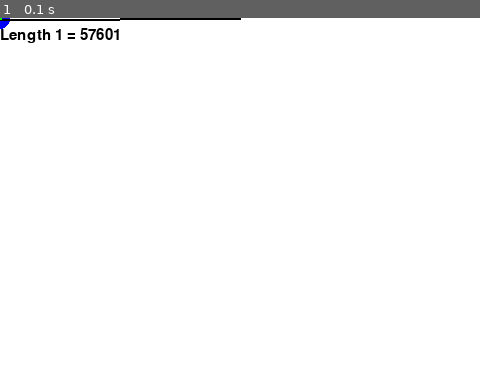
Above: before the commit, frame 1.
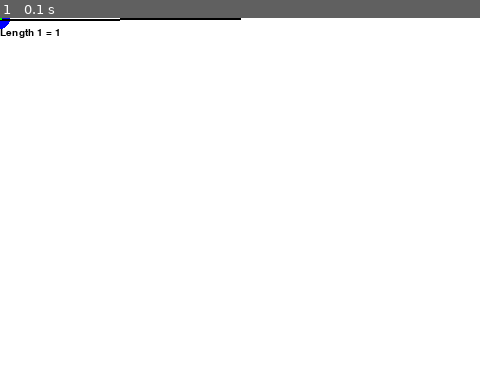
Above: after the commit, the same moment.

Repository: JayTheDervish/Double-Pendulum
Game: pygame game, started from pygamephy500.py
The game is run twice, just before and just after one commit, with the same random seed, the same clock (stepped at 60 frames per second) and the same inputs.
Inputs:
- Up to frame 1 (0.1 s): type "1 (at the terminal prompt)" at 0 s; type "1 (at the terminal prompt)" at 0 s; type "1 (at the terminal prompt)" at 0 s; type "1 (at the terminal prompt)" at 0 s; type "1 (at the terminal prompt)" at 0 s; type "1 (at the terminal prompt)" at 0 s; type "1 (at the terminal prompt)" at 0 s

The runs differ from the first frame. In frame 1, 0.4% of the frame differs, in the area x 0-25%, y 2-7%.

Commit message:
Changed output text

Diff:
--- a/pygamephy500.py
+++ b/pygamephy500.py
@@ -50,15 +50,13 @@
         self.endpos = endpos
         self.color = color
         self.width = width
-        self.lengthSquared = (endpos[0] - startpos[0])**2 + (endpos[1] - startpos[1])**2
 
     def display(self):
         pygame.draw.line(screen, self.color, self.startpos, self.endpos, self.width)
 
     def update(self, x1, y1, x2, y2):
-        if (x2 - x1)**2 + (y2 - y1)**2 == self.lengthSquared:
-            self.startpos = (x1, y1)
-            self.endpos = (x2, y2)
+        self.startpos = (x1, y1)
+        self.endpos = (x2, y2)
 
 def rungekuttasecondorder(f1, f2, a, b, n, alpha):
     h = (b - a)/n
@@ -129,7 +127,7 @@
     running = True
 
     #font
-    msg = pygame.font.Font('freesansbold.ttf',15)
+    msg = pygame.font.Font('freesansbold.ttf',10)
 
     x1 = l1*np.sin(theta1)
     y1 = l1*np.cos(theta1)
@@ -143,7 +141,7 @@
     tube1 = Tube((240 , 0), (mass2.x, mass2.y), black)
     tube2 = Tube((mass2.x, mass2.y), (mass.x, mass.y), green)
 
-    ltext1 = msg.render("Length 1 = "+ str(int(tube1.lengthSquared)), 1, black)
+    ltext1 = msg.render("Length 1 = "+ str(int(l1)), 1, black)
 
     fps = 60
 
